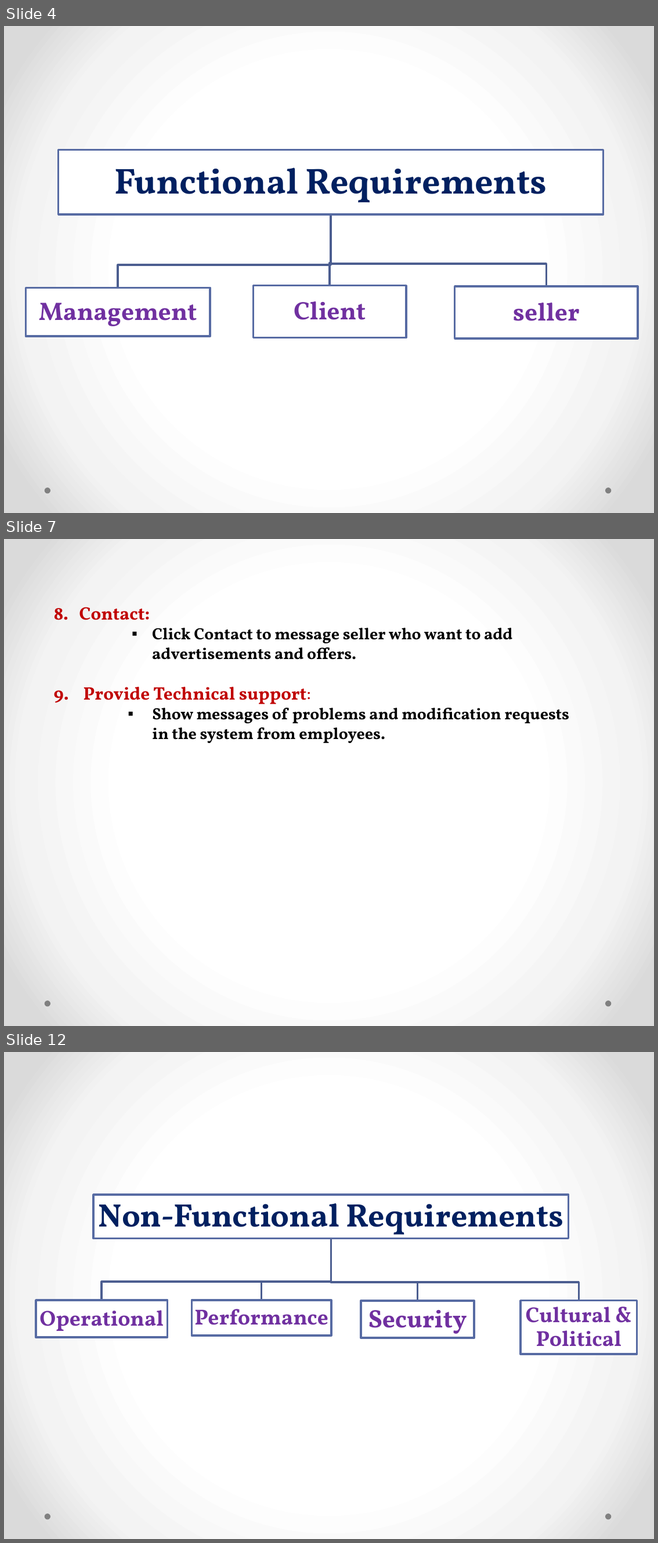
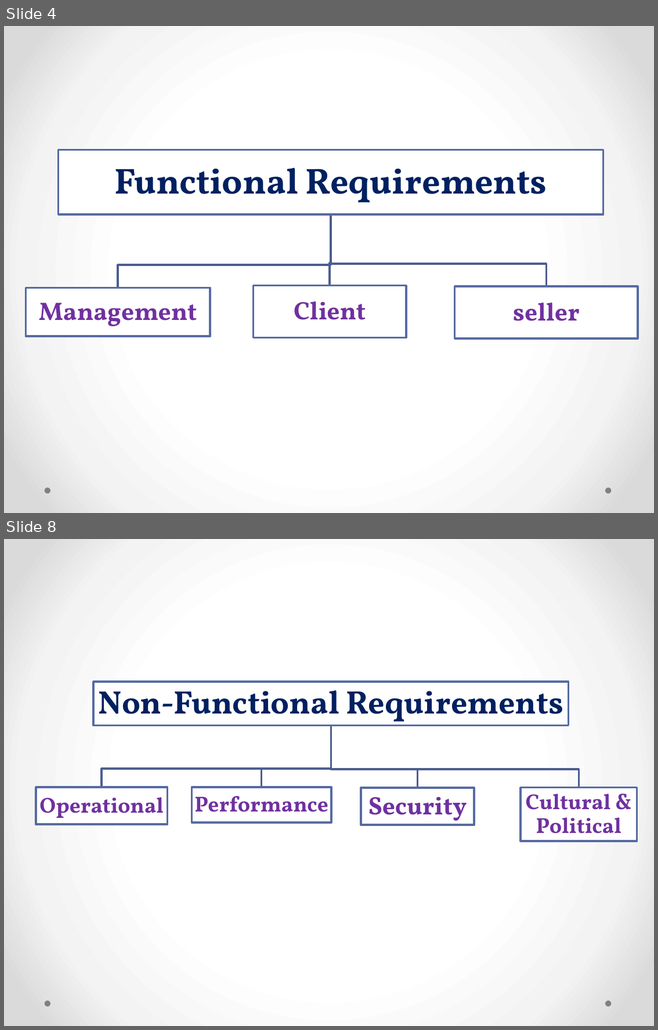
Before and after one commit to ahmedsharabasy/Furniture-online-store, a slide deck: System analysis/requirements specification document.pptx. Shown one above the other, each under a label of ours: slides 4, 7 and 12 before the commit, slides 4 and 8 after it; the slides between them are not shown. The pictures are 658x1543 and 658x1030 pixels, drawn with LibreOffice and Linux fonts; fonts in the diff are those of the drawing. Boxes give left, top, right and bottom in pixels: in the first picture for what was removed or moved away, otherwise in the second. Text is boxed around its words. In the diff, an @@ line names an element or a change of style, - is before the commit and + after.

```diff
--- a/System analysis/requirements specification document.pptx
+++ b/System analysis/requirements specification document.pptx
@@ slide 7 removed at box(4, 539, 654, 1026), background gradient #FFFFFF to #F4F4F4 to #DADADA; not listed: 2 template elements that a slide beside it also shows @@
@@ text removed at box(54, 607, 569, 743) @@
-8. Contact:
-  ▪ Click Contact to message seller who want to add advertisements and offers.
-9. Provide Technical support:
-▪ Show messages of problems and modification requests in the system from employees.
@@ what was slide 12 is now slide 8 @@
```
Also in this commit, not shown: 3 slides changed, 3 other slides removed, 46 other files.
